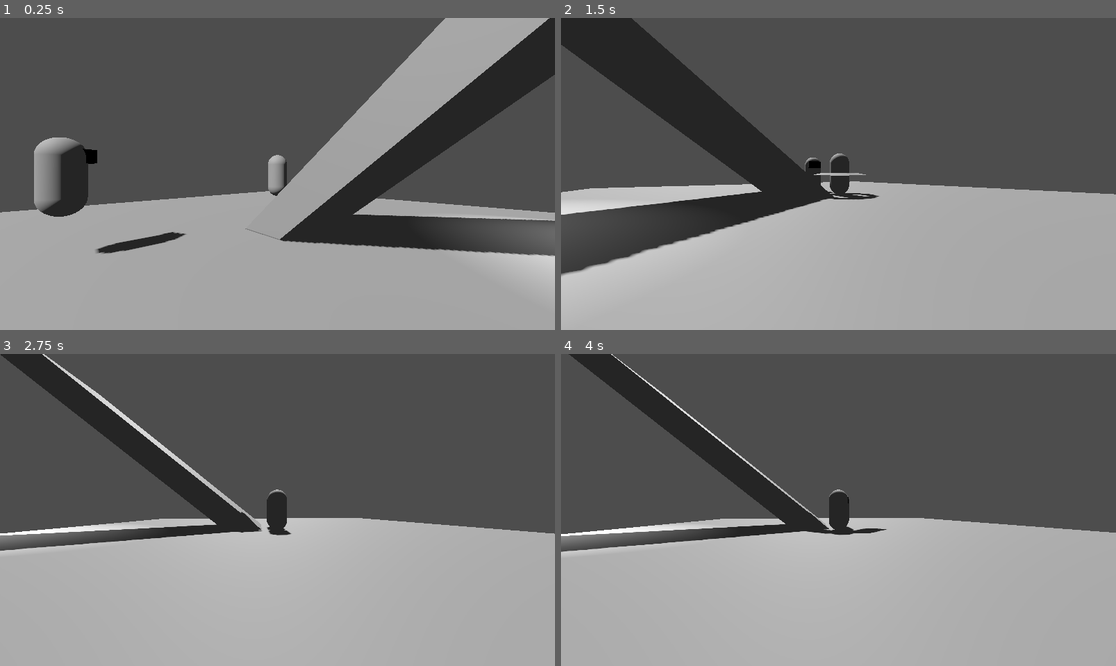
Above: before the commit, frames 1-4 (two rows, left to right).
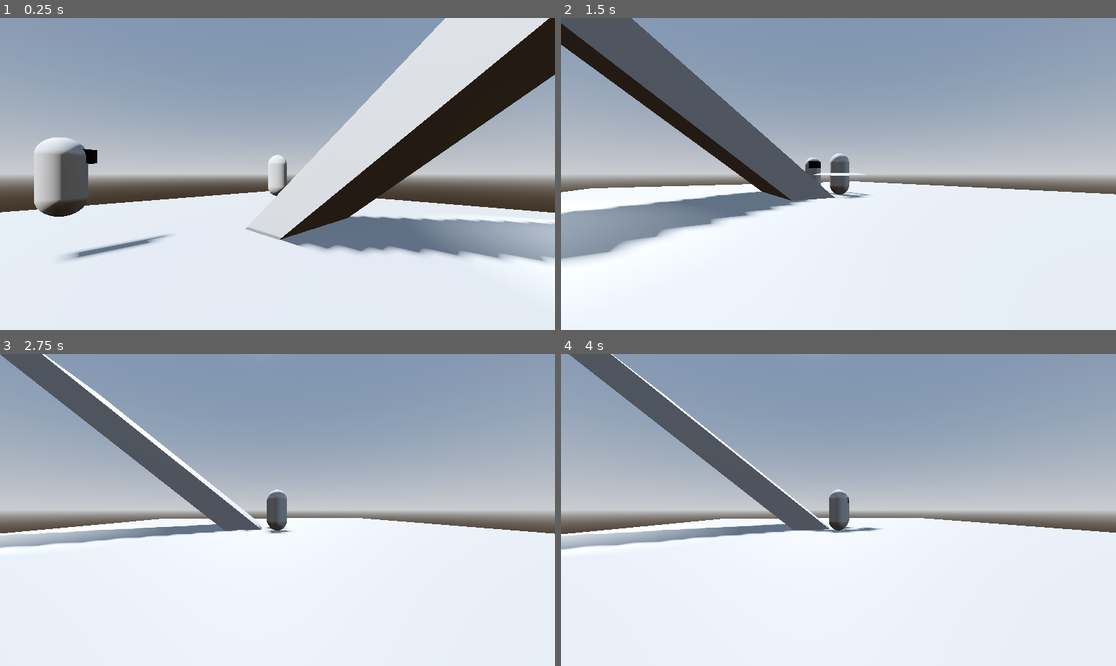
Above: after the commit, the same moments.

Repository: geekazodium/test-3d-project
Game: Godot game, scene res://world/test_scene.tscn
Two runs of this game, one before a commit and one after it. Both use one fixed random seed, a clock stepped at 60 frames per second and the inputs below.
Inputs:
- Up to frame 1 (0.25 s): no input
- Up to frame 2 (1.5 s): hold D (move_right) 0.53-1.28 s; tap Space (block) at 0.6, 1.35 s; hold S (move_backward) from 1.28 s (still down)
- Up to frame 3 (2.75 s): release S (move_backward) at 2.03 s; hold D (move_right) from 2.03 s (still down); tap Ctrl (sprint) at 2.1 s; tap Space (block) at 2.3 s
- Up to frame 4 (4 s): release D (move_right) at 2.78 s; hold W (move_forward) 2.78-3.53 s; tap Space (block) at 2.85, 3.6 s; hold A (move_left) from 3.53 s (still down)

The runs differ from the first frame. In frame 1, 91% of the frame differs, in the area x 0-100%, y 0-100%; in frame 2, 97%; in frame 3, 99%; in frame 4, 99%.

Commit message:
feature: parry test animations, fixed world env

Diff:
--- a/enemy/damageable.gd
+++ /dev/null
@@ -1,2 +0,0 @@
-extends Node
-class_name Damageable
--- /dev/null
+++ b/player/parry_success_scene.gd
@@ -0,0 +1,23 @@
+extends MeshInstance3D
+
+var defualt_albedo: Color:
+	get:
+		return default_albedo_base * 3;
+
+@export var color_lerp_rate: float = 10;
+
+@export var scale_increase_rate: float = 8;
+
+@export var default_albedo_base: Color = Color.REBECCA_PURPLE;
+@export var max_scale: float = 0;
+
+func _ready() -> void:
+	(self.get_surface_override_material(0) as StandardMaterial3D).albedo_color = defualt_albedo;
+
+func _process(delta: float) -> void:
+	self.scale += delta * (Vector3.ONE * scale_increase_rate - self.scale * 2);
+	if self.scale.x > max_scale:
+		self.queue_free();
+	print((self.get_surface_override_material(0) as StandardMaterial3D).albedo_color);
+	(self.get_surface_override_material(0) as StandardMaterial3D).albedo_color -= self.defualt_albedo * delta * color_lerp_rate;
+	self.set_surface_override_material(0,self.get_surface_override_material(0));
--- /dev/null
+++ b/player/parry_success_scene.tscn
@@ -0,0 +1,29 @@
+[gd_scene load_steps=4 format=3 uid="uid://bjji6fcd42ffv"]
+
+[ext_resource type="Script" uid="uid://deh57ovdgpu1k" path="res://player/parry_success_scene.gd" id="1_2bc0r"]
+
+[sub_resource type="CylinderMesh" id="CylinderMesh_xi31y"]
+top_radius = 0.2
+height = 0.4
+radial_segments = 8
+rings = 1
+cap_top = false
+cap_bottom = false
+
+[sub_resource type="StandardMaterial3D" id="StandardMaterial3D_xi31y"]
+transparency = 1
+blend_mode = 1
+cull_mode = 2
+depth_draw_mode = 2
+diffuse_mode = 3
+specular_mode = 2
+albedo_color = Color(1, 1, 0, 1)
+grow_amount = 0.423
+
+[node name="ParrySuccessScene" type="MeshInstance3D"]
+mesh = SubResource("CylinderMesh_xi31y")
+surface_material_override/0 = SubResource("StandardMaterial3D_xi31y")
+script = ExtResource("1_2bc0r")
+color_lerp_rate = 3.0
+scale_increase_rate = 25.0
+max_scale = 10.0
--- a/player/player_character_body.gd
+++ b/player/player_character_body.gd
@@ -20,6 +20,8 @@
 var block_direction: Vector2 = Vector2.ZERO;
 
 const SPRINT_INPUT: StringName = "sprint";
+
+@export var parry_success_scene: PackedScene;
 
 func _ready() -> void:
 	self.block_active_timer.stop();
@@ -48,14 +50,14 @@
 	var pos_diff = (attack.global_position - self.global_position) * Vector3(1,0,1);
 	pos_diff = pos_diff.normalized();
 
-	var forward_bias: float = PI/3;
+	var max_angle: float = PI/3;
 
-	var l_block_dir = pos_diff.rotated(Vector3.UP,PI/2 - forward_bias/2);
-	var r_block_dir = pos_diff.rotated(Vector3.UP,-PI/2 + forward_bias/2);
+	var l_block_dir = pos_diff.rotated(Vector3.UP,PI/2);
+	var r_block_dir = pos_diff.rotated(Vector3.UP,-PI/2);
 
 	var d: Vector3 = Vector3(block_direction.x,0,block_direction.y).normalized();
-	var blocking_l: bool = l_block_dir.dot(d) > cos(PI/2 - forward_bias/2);
-	var blocking_r: bool = r_block_dir.dot(d) > cos(PI/2 - forward_bias/2);
+	var blocking_l: bool = l_block_dir.dot(d) > cos(max_angle);
+	var blocking_r: bool = r_block_dir.dot(d) > cos(max_angle);
 	if !self.block_active_timer.is_stopped():
 		if (attack.l_blockable && blocking_l) ||\
 		(attack.r_blockable && blocking_r):
@@ -64,6 +66,7 @@
 			self.block_active_timer.stop();
 			self.actionable_timer.stop();
 			self.actionable_timer.start(.1);
+			self.add_child(self.parry_success_scene.instantiate());
 			return;
 	self.velocity += knockback;
 	self.actionable_timer.start(stun);
--- a/player/player_character_body.tscn
+++ b/player/player_character_body.tscn
@@ -1,6 +1,7 @@
-[gd_scene load_steps=10 format=3 uid="uid://dkbyhrm8sdsgm"]
+[gd_scene load_steps=11 format=3 uid="uid://dkbyhrm8sdsgm"]
 
 [ext_resource type="Script" uid="uid://bouafuxoorwbn" path="res://player/player_character_body.gd" id="1_gphhd"]
+[ext_resource type="PackedScene" uid="uid://bjji6fcd42ffv" path="res://player/parry_success_scene.tscn" id="2_a730x"]
 [ext_resource type="Script" uid="uid://r6g38psoexaf" path="res://player/camera/camera_orbiter.gd" id="2_uvqt2"]
 [ext_resource type="Script" uid="uid://cwpwpp1ucih3c" path="res://player/camera/min_safe_margin_camera.gd" id="3_gphhd"]
 [ext_resource type="Script" uid="uid://0c5e6p8dg6t3" path="res://player/player_movement_direction.gd" id="4_nijgw"]
@@ -31,6 +32,7 @@
 collision_layer = 17
 collision_mask = 2
 script = ExtResource("1_gphhd")
+parry_success_scene = ExtResource("2_a730x")
 movement_direction = NodePath("MovementDirection")
 
 [node name="ParryVisIndicator" type="MeshInstance3D" parent="." node_paths=PackedStringArray("parry_active")]
--- a/world/test_scene.tscn
+++ b/world/test_scene.tscn
@@ -27,9 +27,18 @@
 geometry_source_group_name = &"world_nav_mesh"
 detail_sample_max_error = 0.5
 
-[sub_resource type="Environment" id="Environment_ycvsm"]
+[sub_resource type="ProceduralSkyMaterial" id="ProceduralSkyMaterial_yl3ou"]
+sky_horizon_color = Color(0.66224277, 0.6717428, 0.6867428, 1)
+ground_horizon_color = Color(0.66224277, 0.6717428, 0.6867428, 1)
 
-[sub_resource type="CameraAttributesPractical" id="CameraAttributesPractical_yl3ou"]
+[sub_resource type="Sky" id="Sky_bwqr6"]
+sky_material = SubResource("ProceduralSkyMaterial_yl3ou")
+
+[sub_resource type="Environment" id="Environment_2q0fw"]
+background_mode = 2
+sky = SubResource("Sky_bwqr6")
+tonemap_mode = 2
+glow_enabled = true
 
 [node name="Node3D" type="Node3D"]
 
@@ -83,13 +92,10 @@
 [node name="DirectionalLight3D" type="DirectionalLight3D" parent="."]
 transform = Transform3D(1, 0, 0, 0, 0.6708927, 0.74155444, 0, -0.74155444, 0.6708927, 0, 0, 0)
 shadow_enabled = true
+directional_shadow_mode = 0
 
 [node name="NavigationRegion3D" type="NavigationRegion3D" parent="." groups=["world_nav_mesh"]]
 navigation_mesh = SubResource("NavigationMesh_0tkqh")
-
-[node name="WorldEnvironment" type="WorldEnvironment" parent="."]
-environment = SubResource("Environment_ycvsm")
-camera_attributes = SubResource("CameraAttributesPractical_yl3ou")
 
 [node name="SpotLight3D" type="SpotLight3D" parent="."]
 transform = Transform3D(0.4928163, -0.6931209, 0.5260377, -0.6579987, 0.09872055, 0.74652016, -0.5693594, -0.7140294, -0.4074215, 14.443476, 2.3570342, -6.4400005)
@@ -99,5 +105,8 @@
 spot_range = 12.447756
 spot_angle = 38.361534
 
+[node name="WorldEnvironment" type="WorldEnvironment" parent="."]
+environment = SubResource("Environment_2q0fw")
+
 [editable path="Player"]
 [editable path="Enemy"]
Not shown, removed: enemy/damageable.gd.uid
Not shown, added: player/parry_success_scene.gd.uid
Not shown: 1 places in world/test_scene.tscn that only renumber resources
